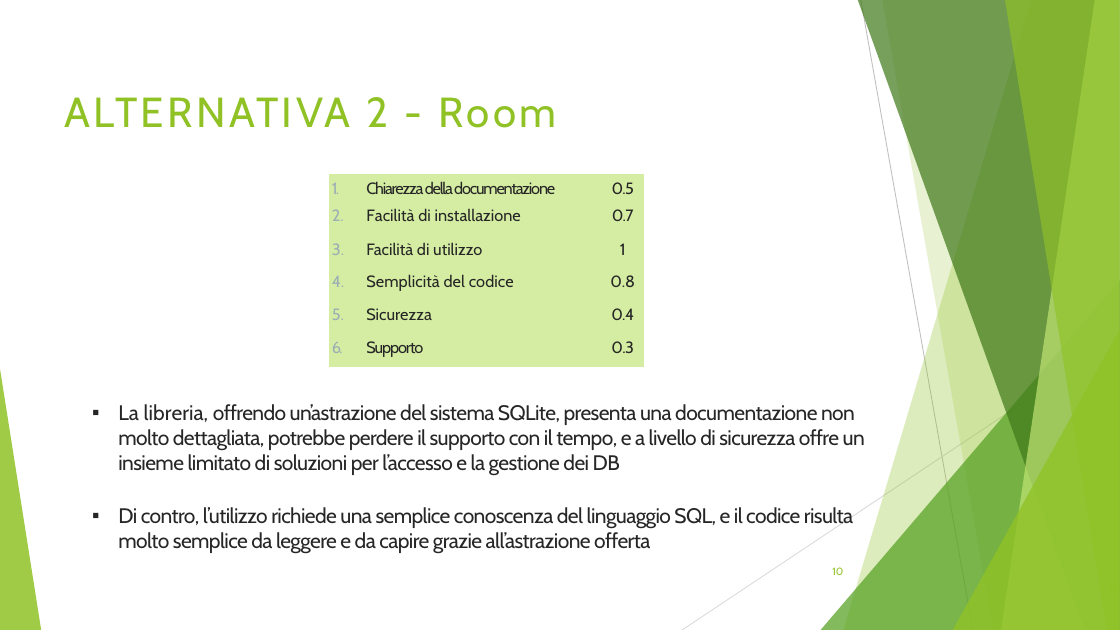
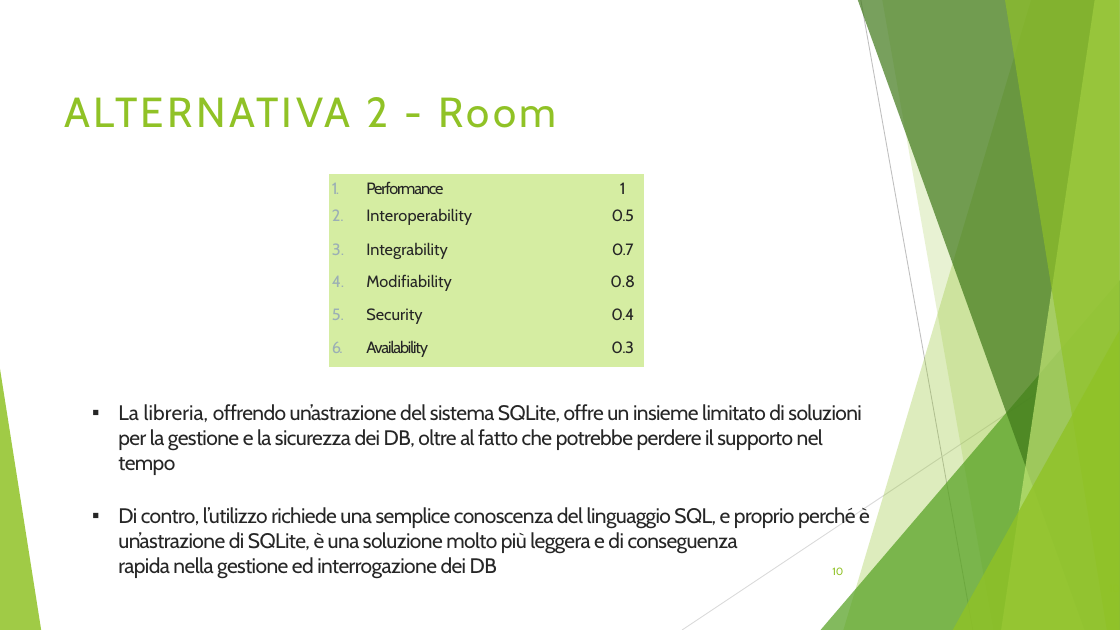
Before and after one commit to jacopofabi/ISW2-deliverables, a slide deck: slide 10 of Deliverable3/Deliverable3.pptx. Drawn at 1120x630 pixels with LibreOffice and Linux fonts; fonts in the diff are those of the drawing. Boxes give left, top, right and bottom in pixels: in the first picture for what was removed or moved away, otherwise in the second. Text is boxed around its words. In the diff, an @@ line names an element or a change of style, - is before the commit and + after.

```diff
--- a/Deliverable3/Deliverable3.pptx
+++ b/Deliverable3/Deliverable3.pptx
@@ table at (329,175,644,367) @@
-row 1, column 1: 1. Chiarezza della documentazione
+row 1, column 1: 1. Performance
-row 1, column 2: 0.5
+row 1, column 2: 1
-row 2, column 1: 2. Facilità di installazione
+row 2, column 1: 2. Interoperability
-row 2, column 2: 0.7
+row 2, column 2: 0.5
-row 3, column 1: 3. Facilità di utilizzo
+row 3, column 1: 3. Integrability
-row 3, column 2: 1
+row 3, column 2: 0.7
-row 4, column 1: 4. Semplicità del codice
+row 4, column 1: 4. Modifiability
-row 5, column 1: 5. Sicurezza
+row 5, column 1: 5. Security
-row 6, column 1: 6. Supporto
+row 6, column 1: 6. Availability
@@ text at (118,404,870,579): text changed @@
-▪ La libreria, offrendo un’astrazione del sistema SQLite, presenta una documentazione non molto dettagliata, potrebbe perdere il supporto con il tempo, e a livello di sicurezza offre un insieme limitato di soluzioni per l’accesso e la gestione dei DB
-▪ Di contro, l’utilizzo richiede una semplice conoscenza del linguaggio SQL, e il codice risulta molto semplice da leggere e da capire grazie all’astrazione offerta
+▪ La libreria, offrendo un’astrazione del sistema SQLite, offre un insieme limitato di soluzioni per la gestione e la sicurezza dei DB, oltre al fatto che potrebbe perdere il supporto nel tempo
+▪ Di contro, l’utilizzo richiede una semplice conoscenza del linguaggio SQL, e proprio perché è un’astrazione di SQLite, è una soluzione molto più leggera e di conseguenza
+  rapida nella gestione ed interrogazione dei DB
```
Also in this commit, not shown: 5 other slides changed, 1 other file.
